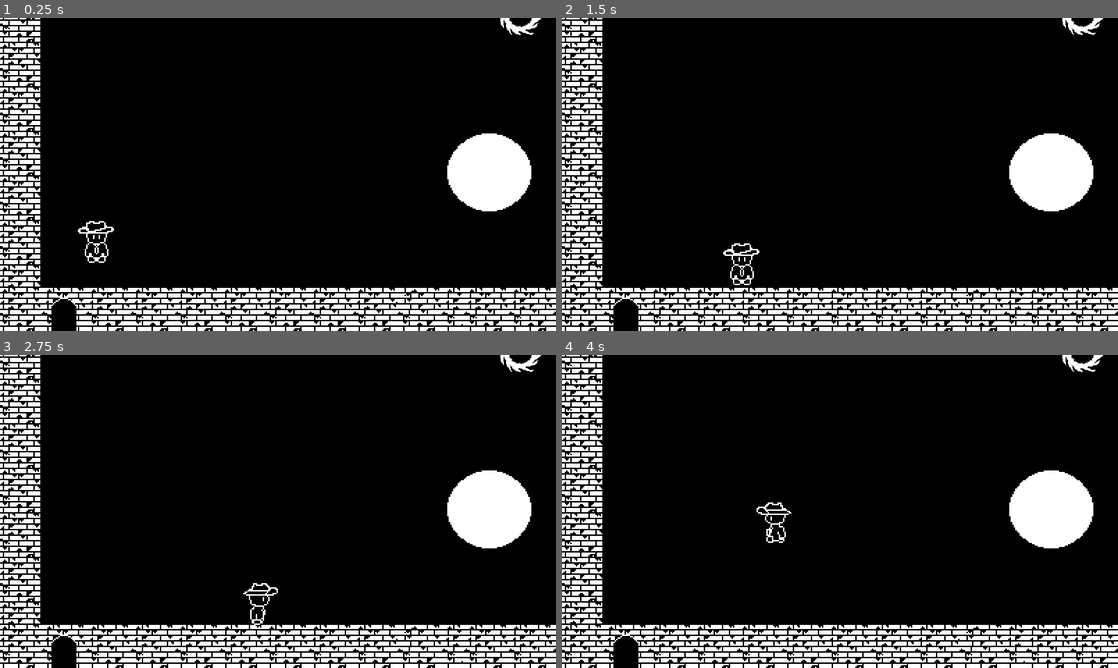
Above: before the commit, frames 1-4 (two rows, left to right).
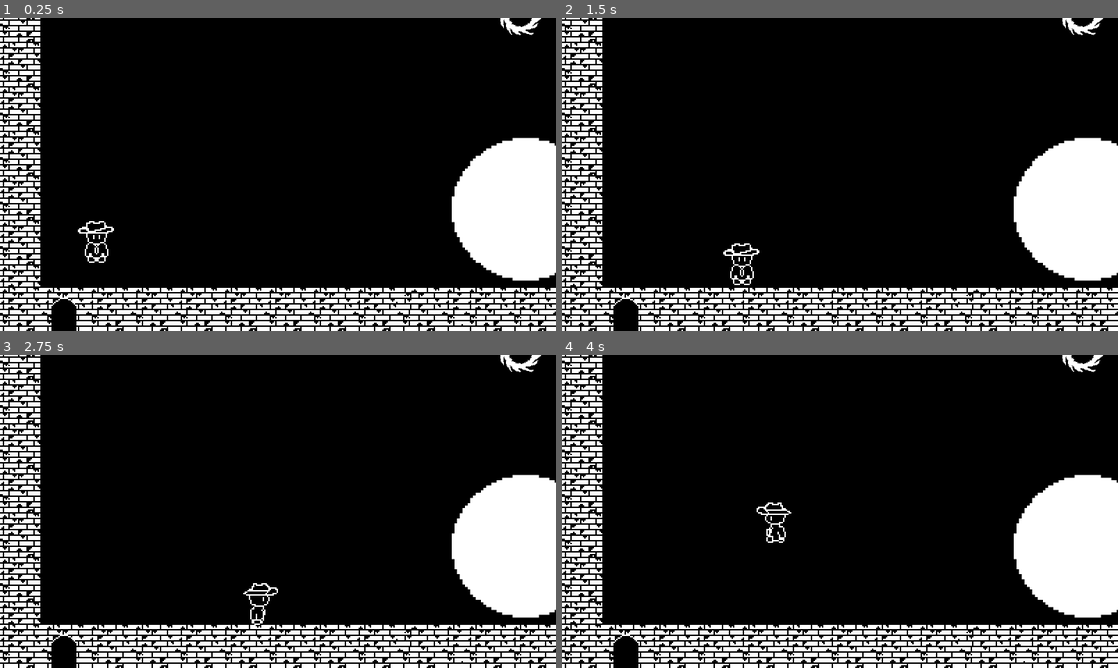
Above: after the commit, the same moments.

Repository: Tracychun13/twilight-tower
Game: Godot game, scene res://scenes/game_level_2.tscn
The game is run twice, just before and just after one commit, with the same random seed, the same clock (stepped at 60 frames per second) and the same inputs. This scene is started directly instead of the project's main scene.
Inputs:
- Up to frame 1 (0.25 s): no input
- Up to frame 2 (1.5 s): hold D (right) 0.53-1.28 s; hold K (attack) 0.53-1.28 s; hold S (down) from 1.28 s (still down); tap J (shield) at 1.35 s
- Up to frame 3 (2.75 s): release S (down) at 2.03 s; hold D (right) from 2.03 s (still down); hold K (attack) from 2.03 s (still down)
- Up to frame 4 (4 s): release D (right) at 2.78 s; release K (attack) at 2.78 s; hold W (up) 2.78-3.53 s; tap J (shield) at 2.85 s; hold A (left) from 3.53 s (still down); hold K (attack) from 3.53 s (still down)

The runs differ from the first frame. In frame 1, 5.7% of the frame differs, in the area x 80-100%, y 36-84%; in frame 2, 5.7%; in frame 3, 5.7%; in frame 4, 5.7%.
Error before the commit: Invalid access to property or key 'global_position' on a base object of type 'Nil'. (res://scripts/bat.gd:29)

Commit message:
level advancement

Diff:
--- a/twilight-tower/next_level_1.gd
+++ b/twilight-tower/next_level_1.gd
@@ -1,8 +1,9 @@
 extends Area2D
 
-@onready var player = $"../Player"
+@export var player: CharacterBody2D
 
 
 func _on_body_entered(body: Node2D) -> void:
 	if body == player:
-		player.die()
+		print("change level")
+		get_tree().change_scene_to_file("res://scenes/game_level_2.tscn")
--- a/twilight-tower/scenes/character.tscn
+++ b/twilight-tower/scenes/character.tscn
@@ -319,7 +319,7 @@
 
 [node name="Player" type="CharacterBody2D"]
 z_index = 4
-collision_layer = 2
+collision_layer = 3
 script = ExtResource("1_051no")
 
 [node name="AnimatedSprite2D" type="AnimatedSprite2D" parent="."]
--- a/twilight-tower/scenes/game_level_1.tscn
+++ b/twilight-tower/scenes/game_level_1.tscn
@@ -522,7 +522,6 @@
 [node name="Player" parent="." instance=ExtResource("3_plep7")]
 z_index = 0
 position = Vector2(-233, 141)
-collision_layer = 3
 
 [node name="Camera2D" type="Camera2D" parent="Player"]
 position = Vector2(0, -11)
@@ -551,13 +550,14 @@
 level_name = "Game_1"
 player = NodePath("../Player")
 
-[node name="Next_Level" type="Area2D" parent="."]
+[node name="Next_Level" type="Area2D" parent="." node_paths=PackedStringArray("player")]
 position = Vector2(47, 50)
 collision_mask = 2
 script = ExtResource("8_ss6lk")
+player = NodePath("../Player")
 
 [node name="CollisionShape2D" type="CollisionShape2D" parent="Next_Level"]
-position = Vector2(194, -220)
+position = Vector2(194, -215)
 shape = SubResource("RectangleShape2D_gdh20")
 
 [node name="BackgroundScore" parent="." instance=ExtResource("9_mmbuv")]
--- a/twilight-tower/scenes/game_level_2.tscn
+++ b/twilight-tower/scenes/game_level_2.tscn
@@ -391,7 +391,7 @@
 navigation_layer_0/layers = 1
 sources/0 = SubResource("TileSetAtlasSource_tbhou")
 
-[node name="Game" type="Node2D"]
+[node name="Game_2" type="Node2D"]
 
 [node name="NavigationRegion2D" type="NavigationRegion2D" parent="."]
 navigation_polygon = SubResource("NavigationPolygon_ktwm2")
@@ -401,15 +401,18 @@
 tile_map_data = PackedByteArray("AAARAPX/AAATAA0AAAARAPb/AAAMAAAAAAARAPf/AAAMAAEAAAARAPj/AAAMAAAAAAARAPn/AAAMAAEAAAARAP …(3504 unchanged characters)…
 tile_set = SubResource("TileSet_xxi3r")
 
-[node name="light" parent="." instance=ExtResource("2_rvxjj")]
-position = Vector2(52, 71)
-scale = Vector2(1.08, 1)
+[node name="light" parent="." node_paths=PackedStringArray("player", "bat") instance=ExtResource("2_rvxjj")]
+position = Vector2(78.22, 97.5)
+scale = Vector2(1.89938, 1.82812)
+player = NodePath("../Player")
+bat = NodePath("../Bat")
 
 [node name="hole" parent="." instance=ExtResource("3_l8l7u")]
 position = Vector2(75, -43)
 
-[node name="Enemy1" parent="." instance=ExtResource("4_myj0u")]
+[node name="Bat" parent="." node_paths=PackedStringArray("player") instance=ExtResource("4_myj0u")]
 position = Vector2(-83, -86)
+player = NodePath("../Player")
 
 [node name="Player" parent="." instance=ExtResource("5_r4cen")]
 position = Vector2(-233, 141)
--- a/twilight-tower/scripts/spider.gd
+++ b/twilight-tower/scripts/spider.gd
@@ -2,7 +2,7 @@
 
 @export var level_name: String
 @export var player: CharacterBody2D
-@onready var main = get_tree().get_root().get_node(level_name)
+@onready var main = get_tree().get_current_scene()
 @onready var spit = load("res://scenes/web_spit.tscn")
 @onready var sprite2d = $AnimatedSprite2D
 var can_shoot = false
